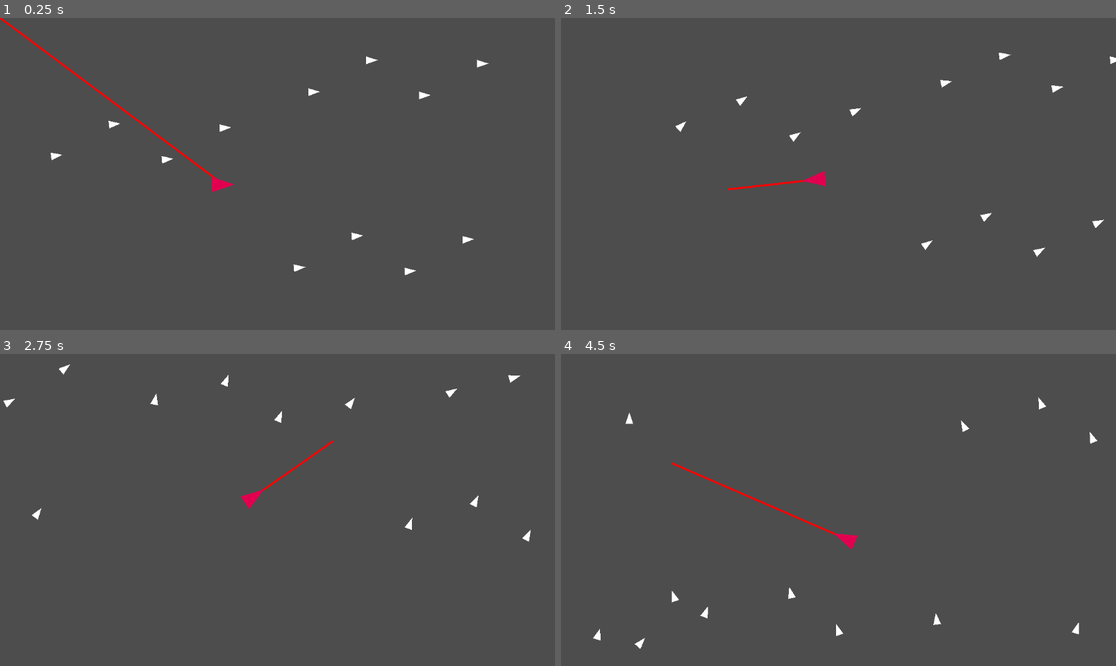
Above: before the commit, frames 1-4 (two rows, left to right).
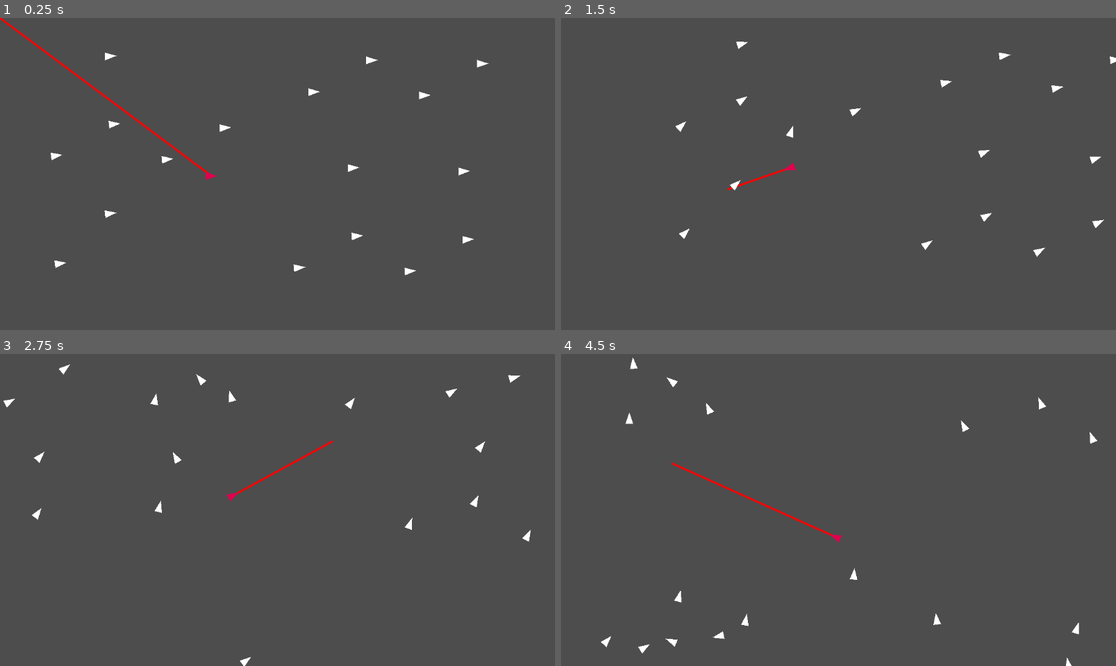
Above: after the commit, the same moments.

Repository: Izendi/boids_v3
Game: Godot game, scene res://scenes/main.tscn
Two runs of this game, one before a commit and one after it. Both use one fixed random seed, a clock stepped at 60 frames per second and the inputs below.
Inputs (mouse positions are in pixels of both pictures, inside the frame that each line leads up to):
- Up to frame 1 (0.25 s): no input
- Up to frame 2 (1.5 s): move the mouse to (960, 158) at 0.52 s; press the mouse at (960, 158) at 0.53 s; move the mouse to (727, 189) at 1.27 s; release the mouse at (727, 189) at 1.28 s; click (727, 189) at 1.35 s
- Up to frame 3 (2.75 s): move the mouse to (333, 441) at 2.02 s; press the mouse at (333, 441) at 2.03 s
- Up to frame 4 (4.5 s): move the mouse to (810, 572) at 2.77 s; release the mouse at (810, 572) at 2.78 s; click (810, 572) at 2.85 s; move the mouse to (1005, 556) at 3.52 s; press the mouse at (1005, 556) at 3.53 s; move the mouse to (672, 463) at 4.27 s; release the mouse at (672, 463) at 4.28 s; click (672, 463) at 4.35 s

The runs differ from the first frame. In frame 1, 0.3% of the frame differs, in the area x 9-85%, y 11-81%; in frame 2, 0.5%; in frame 3, 0.6%; in frame 4, 0.9%, in the area x 5-92%, y 1-100%.

Commit message:
added code to make boids avoid things that are behind them, not sure if it is working as intended though

Diff:
--- a/scenes/character_body_2d_master_boid.tscn
+++ b/scenes/character_body_2d_master_boid.tscn
@@ -6,11 +6,11 @@
 [node name="CharacterBody2D_masterBoid" type="CharacterBody2D"]
 
 [node name="Polygon2D" type="Polygon2D" parent="."]
-scale = Vector2(0.5, 0.5)
+scale = Vector2(0.25, 0.25)
 color = Color(0.882441, 0, 0.310008, 1)
 polygon = PackedVector2Array(-48, -32, -48, 32, 48, -9.53674e-07)
 uv = PackedVector2Array(-112, -48, -152, 48, -72, 48)
 
 [node name="CollisionShape2D" type="CollisionShape2D" parent="."]
-scale = Vector2(0.5, 0.5)
+scale = Vector2(0.25, 0.25)
 shape = SubResource("RectangleShape2D_7tivj")
--- a/scenes/character_body_2d_regular_boid.gd
+++ b/scenes/character_body_2d_regular_boid.gd
@@ -22,6 +22,16 @@
 		wrapf(pos.y, rect.position.y, rect.position.y + rect.size.y)
 	)
 
+func checkIfThisBoidIsBehindMe(distanceVec: Vector2) -> bool:
+	var angle = (self.velocity).angle_to(distanceVec)
+
+	var radToIgnore = deg_to_rad(GLOBAL.BOID_IGNORE_BEHIND_ANGLE)
+
+	if angle > radToIgnore or angle < -(radToIgnore):
+		return true
+	else:
+		return false
+
 func calcSteeringVector(separation_weight_val: float, alignment_weight_val: float, cohesion_weight_val: float) -> Vector2:
 	var steeringVec: Vector2 = Vector2(0.0, 0.0)
 
@@ -32,15 +42,19 @@
 	for neighbor_boid in neighbor_boids:
 		if neighbor_boid != self:
 			var distance_vec : Vector2 = self.global_position - neighbor_boid.global_position
-			var distance: float = distance_vec.length()
 
-			# this real distance thing is a hack to work around pixels not being the same as one unit being equal to a meter, change it if you chagne to 3D
-			var one_meter_to_pixels = 20.0
-			var real_distance = distance / one_meter_to_pixels
+			if checkIfThisBoidIsBehindMe(distance_vec) != true: #if not behind me (so if it is in front of me)
+				var distance: float = distance_vec.length()
 
-			var force: Vector2 = (self.global_position - neighbor_boid.global_position) / (real_distance * real_distance)
+				# this real distance thing is a hack to work around pixels not being the same as one unit being equal to a meter, change it if you chagne to 3D
+				var one_meter_to_pixels = 20.0
+				var real_distance = distance / one_meter_to_pixels
 
-			separation_force_vec = separation_force_vec + force
+				var force: Vector2 = (self.global_position - neighbor_boid.global_position) / (real_distance * real_distance)
+
+				separation_force_vec = separation_force_vec + force
+
+
 
 	# 2 - ALIGNMENT
 	var avg_neighbor_boid_velocity = Vector2.ZERO
@@ -49,8 +63,12 @@
 
 	for neighbor_boid in neighbor_boids:
 		if neighbor_boid != self:
-			avg_neighbor_boid_velocity += (neighbor_boid.velocity).normalized()
-			neighbor_count += 1
+
+			var distance_vec : Vector2 = self.global_position - neighbor_boid.global_position
+
+			if checkIfThisBoidIsBehindMe(distance_vec) != true:
+				avg_neighbor_boid_velocity += (neighbor_boid.velocity).normalized()
+				neighbor_count += 1
 
 	if neighbor_count != 0:
 		avg_neighbor_boid_velocity = avg_neighbor_boid_velocity / neighbor_count
@@ -66,8 +84,13 @@
 
 	for neighbor_boid in neighbor_boids:
 		if neighbor_boid != self:
-			neighbors_center_of_mass += neighbor_boid.global_position
-			neighbor_count_2 += 1.0
+
+			var distance_vec : Vector2 = self.global_position - neighbor_boid.global_position
+
+			if checkIfThisBoidIsBehindMe(distance_vec) != true:
+				neighbors_center_of_mass += neighbor_boid.global_position
+				neighbor_count_2 += 1.0
+
 
 	if neighbor_count_2 != 0:
 		neighbors_center_of_mass = neighbors_center_of_mass / neighbor_count_2
--- a/scenes/main.gd
+++ b/scenes/main.gd
@@ -14,21 +14,32 @@
 	pass
 
 
+func wrap_position(pos: Vector2, rect: Rect2) -> Vector2:
+	return Vector2(
+		wrapf(pos.x, rect.position.x, rect.position.x + rect.size.x),
+		wrapf(pos.y, rect.position.y, rect.position.y + rect.size.y)
+	)
+
 #Signals run before physics_process
 func _physics_process(delta):
 	#m_masterBoid.rotate(0.1)
+
+	var masterBoid_global_pos: Vector2 = m_masterBoid.global_position
+	masterBoid_to_mouse_vec = m_mouse_world_pos - masterBoid_global_pos
+
 	if Input.is_action_pressed("lmb"):
 		m_mouse_world_pos = get_global_mouse_position()
-		var masterBoid_global_pos: Vector2 = m_masterBoid.global_position
 
 		masterBoid_to_mouse_vec = m_mouse_world_pos - masterBoid_global_pos
 
 		m_masterBoid.rotation = masterBoid_to_mouse_vec.angle()
 
-		queue_redraw()
-
+		#queue_redraw()
+	queue_redraw()
 	m_masterBoid.velocity = masterBoid_to_mouse_vec.normalized() * GLOBAL.BOID_SPEED
 	m_masterBoid.move_and_slide()
+
+	m_masterBoid.global_position = wrap_position(m_masterBoid.global_position, get_viewport_rect())
 
 #remember that draw converts coordinates from local space to global space, so if you pass in global space coordinates you will get weird results
 func _draw():
--- a/scenes/main.tscn
+++ b/scenes/main.tscn
@@ -46,3 +46,18 @@
 
 [node name="CharacterBody2D_regular_boid_12" parent="." instance=ExtResource("3_sugp2")]
 position = Vector2(712, 454)
+
+[node name="CharacterBody2D_regular_boid_13" parent="." instance=ExtResource("3_sugp2")]
+position = Vector2(200, 80)
+
+[node name="CharacterBody2D_regular_boid_14" parent="." instance=ExtResource("3_sugp2")]
+position = Vector2(934, 319)
+
+[node name="CharacterBody2D_regular_boid_15" parent="." instance=ExtResource("3_sugp2")]
+position = Vector2(704, 312)
+
+[node name="CharacterBody2D_regular_boid_16" parent="." instance=ExtResource("3_sugp2")]
+position = Vector2(200, 408)
+
+[node name="CharacterBody2D_regular_boid_17" parent="." instance=ExtResource("3_sugp2")]
+position = Vector2(96, 512)
--- a/scripts/GLOBAL.gd
+++ b/scripts/GLOBAL.gd
@@ -1,11 +1,11 @@
 extends Node
 
-@export var BOID_SPEED: float = 120
+var BOID_SPEED: float = 120
 
-@export var ALIGNMENT_WEIGHT: float = 1.0
-@export var SEPARATION_WEIGHT: float = 1.5
-@export var COHESION_WEIGHT: float = 1.0
+var ALIGNMENT_WEIGHT: float = 1.0
+var SEPARATION_WEIGHT: float = 1.5
+var COHESION_WEIGHT: float = 1.0
 
-@export var BOID_INFLUENCE_RADIUS: float = 60.0
+var BOID_INFLUENCE_RADIUS: float = 60.0
 
-@export var BOID_IGNORE_BEHING_ANGLE: float = 15.0 #this is in degrees
+var BOID_IGNORE_BEHIND_ANGLE: float = 100.0 #this is in degrees
